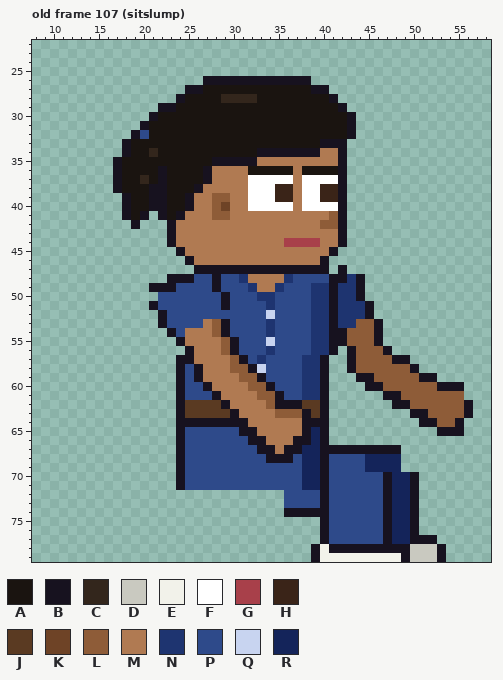
Two states of a pixel-art file, sprites/clients/client_vettech_a_right_anim.aseprite. The picture above is the old version.
64x80 pixels, 129 frames. Colours within 5 levels of each other are drawn and written as one. Shown: old frame 107 (sitslump): x 8..58, y 22..79. The commit also changed other frames, which this record leaves out.
Visible layers, top first: "Arm Top", "Hair", "Face", "Watch", "Near Arm", "Collar", "Belt", "Shirt", "Body", "Back Arm", "Pants", "Shoes".
Palette (. is transparent): A #1a1410  B #17121f  C #33261c  D #c9c9c0  E #f2f2ea  F #ffffff  G #a8404a  H #3a2418  J #5a3a22  K #6e4326  L #8e5c38  M #b07a52  N #1e3470  P #2e4a8a  Q #c8d4f0  R #14245a
Pixels before, old frame 107 (sitslump) (only the part around the change), first column x 13:
29 .........BBAAAAAAAAAAAAAAAAAAB................
30 ........BAAAAAAAAAAAAAAAAAAAAAB...............
31 .......BAAAAAAAAAAAAAAAAAAAAAAB...............
32 ......BPAAAAAAAAAAAAAAAAAAAAAAB...............
33 .....BAAAAAAAAAAAAAAAAAAAAABBB................
34 .....BAACAAAAAAAAAAABBBBBBBMMB................
35 ....BAAAAAAAAAABBBBBMMMMMMMMMB................
36 ....BAAAABAAAABMMMMAAAAAMAAAAB................
37 ....BAACABAAAABMMMMFFFFFMFFFFB................
38 ....BAAABBAAABMMMMMFFFHHMFFHHB................
39 .....BAABBAABMMLLMMFFFHHMFFHHB................
40 .....BAABBAABMMLKMMFFFFFMFFFFB................
41 .....BAB.BABMMMLLMMMMMMMMMMMLB................
42 ......B...BMMMMMMMMMMMMMMMMLLB................
43 ..........BMMMMMMMMMMMMMMMMMMB................
44 ..........BMMMMMMMMMMMMGGGGMMB................
45 ...........BMMMMMMMMMMMMMMMMB.................
46 ............BMMMMMMMMMMMMMMB..................
47 .............BBBBBBBBBBBBBBB.B................
48 ..........BBBPPBPPNMMMMNPPPPBBNB..............
49 ........BBBPPPPBPPPNMMNPPPNNBNNB..............
50 .........PPPPPPPBPPPNNPPPPNNBNNB..............
51 ........BPPPPPPPBPPPPNPPPPNNBNNNB.............
52 .........BPPPPPPPPPPPQPPPPNNBNNNB.............
53 .........BPPPPMLBPPPPNPPPPNNBNNLLB............
54 ..........BPMMMLBPPPPNPPPPNNBBLLLB............
55 ...........BMMMMLBPPPQPPPPNNBBLLLB............
56 ............BMMMLBPPPNPPPPNNB.BLLLB...........
57 ...........BBMMMMLBPNPPPPNNB..BLLLLBB.........
58 ...........BPBMMMLLBQPPPPNNB..BLLLLLLB........
59 ...........BPBMMMMLLBPPPPNNB...BBLLLLLBB......
60 ...........BPPBMMMMLLBPPPNNB....BBLLLLLLBBB...
61 ...........BPPPBMMMMLLBPPNNB......BBLLLLLLL...
62 ...........BJJJJBMMMMLBBBJJB.......BBLLLLLLB..
63 ...........BJJJJJBMMMMLLLBJB.........BBLLLLB..
64 ...........BBBBBBBBMMMMMMBBB..........BBLLB...
65 ...........BPPPPPPBBMMMMMBRB............BBB...
66 ...........BPPPPPPPBBMMMBBRB..................
67 ...........BPPPPPPPPBBMBBRRBBBBBBBBB..........
68 ...........BPPPPPPPPPBBBPRRBPPPPRRRR..........
69 ...........BPPPPPPPPPPPPPRRBPPPPRRRR..........
70 ...........BPPPPPPPPPPPPPRRBPPPPPPBRRB........
71 ...........BPPPPPPPPPPPPPRRBPPPPPPBRRB........
72 .......................PPPPBPPPPPPBRRB........
73 .......................PPPPBPPPPPPBRRB........
74 .......................BBBBBPPPPPPBRRB........
75 ...........................BPPPPPPBRRB........
76 ...........................BPPPPPPBRRB........
Once edited:
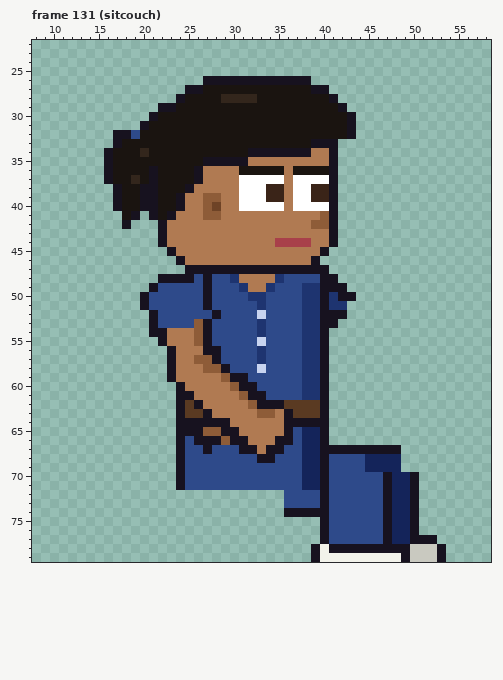
A new or re-ordered frame is compared with the old frame closest to it.
The edit:
frames 129 -> 135
Frame 131 (sitcouch) is new; against old frame 107 (sitslump):
y 32: x 17..20 ..BP -> BBPA
y 33: x 17..18 .B -> BA; x 39 A -> B; x 42 B -> .
y 34: x 16..18 ..B -> BAA; x 20..21 AC -> CA; x 32 A -> B; x 39 B -> M; x 41..42 MB -> B.
y 35: x 16..17 .B -> BA; x 27 A -> B; x 32 B -> M; x 41..42 MB -> B.
y 36: x 16..17 .B -> BA; x 21..22 AB -> BA; x 26..27 AB -> BM; x 31 M -> A; x 36..37 AM -> MA; x 41..42 AB -> B.
y 37: x 16..17 .B -> BA; x 19..22 ACAB -> CABA; x 26..27 AB -> BM; x 31 M -> F; x 36..37 FM -> MF; x 41..42 FB -> B.
y 38: x 20 A -> B; x 22 B -> A; x 25..26 AB -> BM; x 31 M -> F; x 34 F -> H; x 36..37 HM -> MF; x 39 F -> H; x 41..42 HB -> B.
y 39: x 17..18 .B -> BA; x 20 A -> B; x 22 B -> A; x 24..25 AB -> BM; x 27 M -> L; x 29 L -> M; x 31 M -> F; x 34 F -> H; x 36..37 HM -> MF; x 39 F -> H; x 41..42 HB -> B.
y 40: x 17..18 .B -> BA; x 20 A -> B; x 22 B -> A; x 24..25 AB -> BM; x 27..29 MLK -> LKM; x 31 M -> F; x 36..37 FM -> MF; x 41..42 FB -> B.
y 41: x 18..24 BAB.BAB -> AB.BABM; x 27 M -> L; x 29 L -> M; x 40..42 MLB -> LB.
y 42: x 18..19 .B -> B.; x 22..23 .B -> BM; x 39 M -> L; x 41..42 LB -> B.
y 43: x 22..23 .B -> BM; x 41..42 MB -> B.
y 44: x 22..23 .B -> BM; x 35 M -> G; x 39 G -> M; x 41..42 MB -> B.
y 45: x 23..24 .B -> BM; x 40..41 MB -> B.
y 46: x 24..25 .B -> BM; x 39..40 MB -> B.
y 47: x 25 . -> B; x 42 B -> .
y 48: x 22 . -> B; x 27..28 PB -> BP; x 30..31 PN -> NM; x 35..36 MN -> NP; x 40 P -> B; x 42..44 BNB -> ...
y 49: x 22..23 BB -> PP; x 27..28 PB -> BP; x 31..32 PN -> NM; x 34..35 MN -> NP; x 38 P -> N; x 40 N -> B; x 42..44 NNB -> B..
y 50: x 20..21 .. -> BP; x 27 P -> B; x 29 B -> P; x 32 P -> N; x 34 N -> P; x 38 P -> N; x 40..44 NBNNB -> BNBB.
y 51: x 20..21 .B -> BP; x 27 P -> B; x 29 B -> P; x 33..34 PN -> NP; x 38 P -> N; x 40..41 NB -> BN; x 43..45 NNB -> ...
y 52: x 21..22 .B -> BP; x 28 P -> B; x 33..34 PQ -> QP; x 38 P -> N; x 40 N -> B; x 42..45 NNNB -> B...
y 53: x 21..22 .B -> BP; x 26..29 PMLB -> LBPP; x 33..34 PN -> NP; x 38 P -> N; x 40 N -> B; x 42..46 NNLLB -> .....
y 54: x 21..24 ..BP -> BBMM; x 26..29 MMLB -> LBPP; x 33..34 PN -> NP; x 38 P -> N; x 40..46 NBBLLLB -> B......
y 55: x 22..24 ..B -> BMM; x 26..30 MMMLB -> LBPPP; x 33..34 PQ -> QP; x 38 P -> N; x 40..46 NBBLLLB -> B......
y 56: x 23..25 ..B -> BMM; x 27..30 MMLB -> BBPP; x 33..34 PN -> NP; x 38 P -> N; x 40..41 NB -> B.; x 43..47 BLLLB -> .....
y 57: x 23..31 .BBMMMMLB -> BMMLLBPPP; x 43..49 BLLLLBB -> .......
y 58: x 23..32 .BPBMMMLLB -> BMMMLLBPPP; x 43..50 BLLLLLLB -> ........
y 59: x 23..26 .BPB -> BMMM; x 29..33 MMLLB -> LBBPP; x 44..52 BBLLLLLBB -> .........
y 60: x 25..27 PPB -> MMM; x 30..34 MMLLB -> LBBPP; x 45..55 BBLLLLLLBBB -> ...........
y 61: x 25..28 PPPB -> BMMM; x 31..35 MMLLB -> LBBPP; x 47..55 BBLLLLLLL -> .........
y 62: x 26..29 JJJB -> BMMM; x 32..34 MML -> LBB; x 36..37 BB -> JJ; x 48..56 BBLLLLLLB -> .........
y 63: x 27..30 JJJB -> BMMM; x 33..38 MMLLLB -> LLMBJJ; x 50..56 BBLLLLB -> .......
y 64: x 30..31 BB -> MM; x 36..37 MM -> BB; x 51..55 BBLLB -> .....
y 65: x 25..32 PPPPPPBB -> BBLLBBMM; x 36..38 MMB -> BPR; x 53..55 BBB -> ...
y 66: x 26..33 PPPPPPBB -> BBBLBBMM; x 35..38 MMBB -> BBPR
y 67: x 27 P -> B; x 31..33 PPB -> BBM; x 35..37 MBB -> BPP
y 68: x 33 P -> B; x 35..36 BB -> PP
Where, in picture pixels (left, top, right, bottom), the same in both pictures:
changed: (104, 130, 473, 463)
